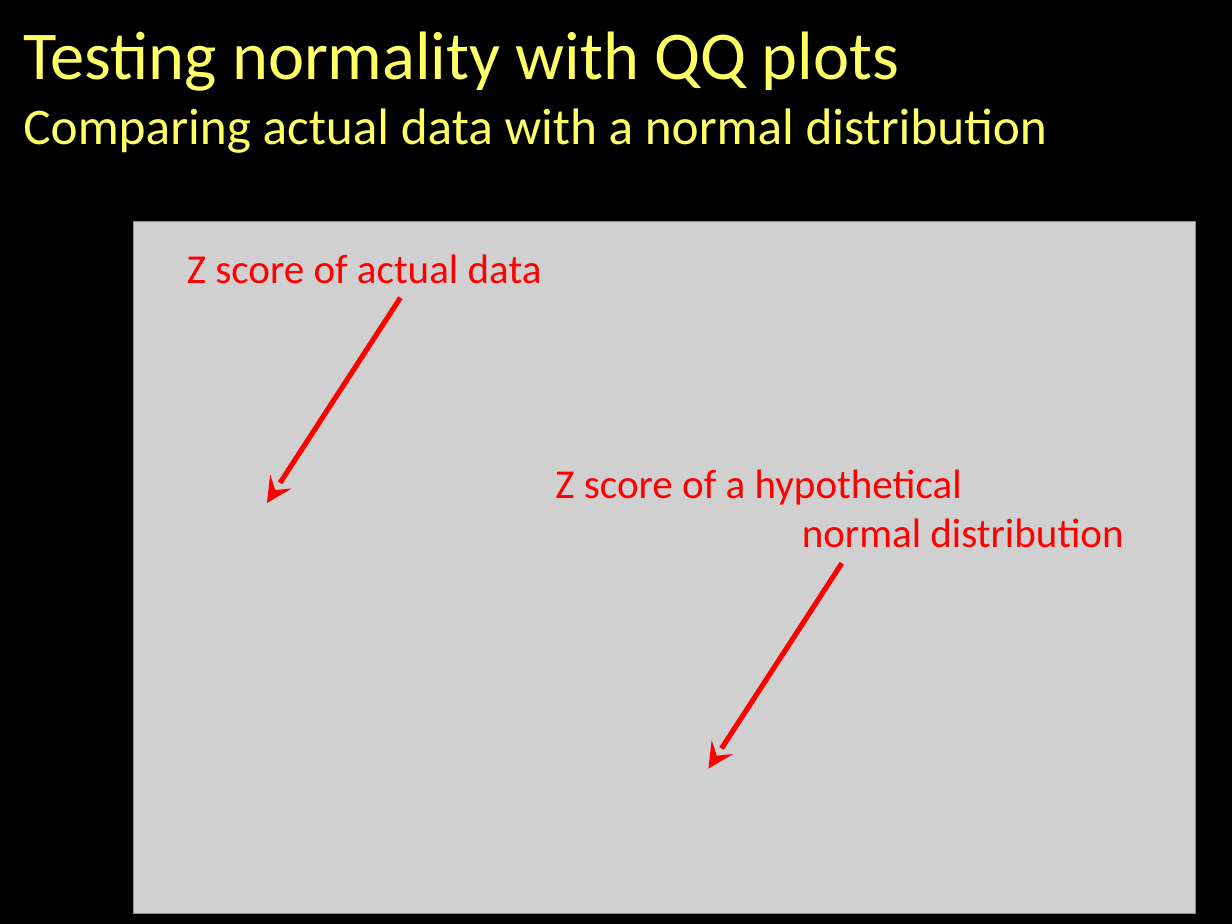
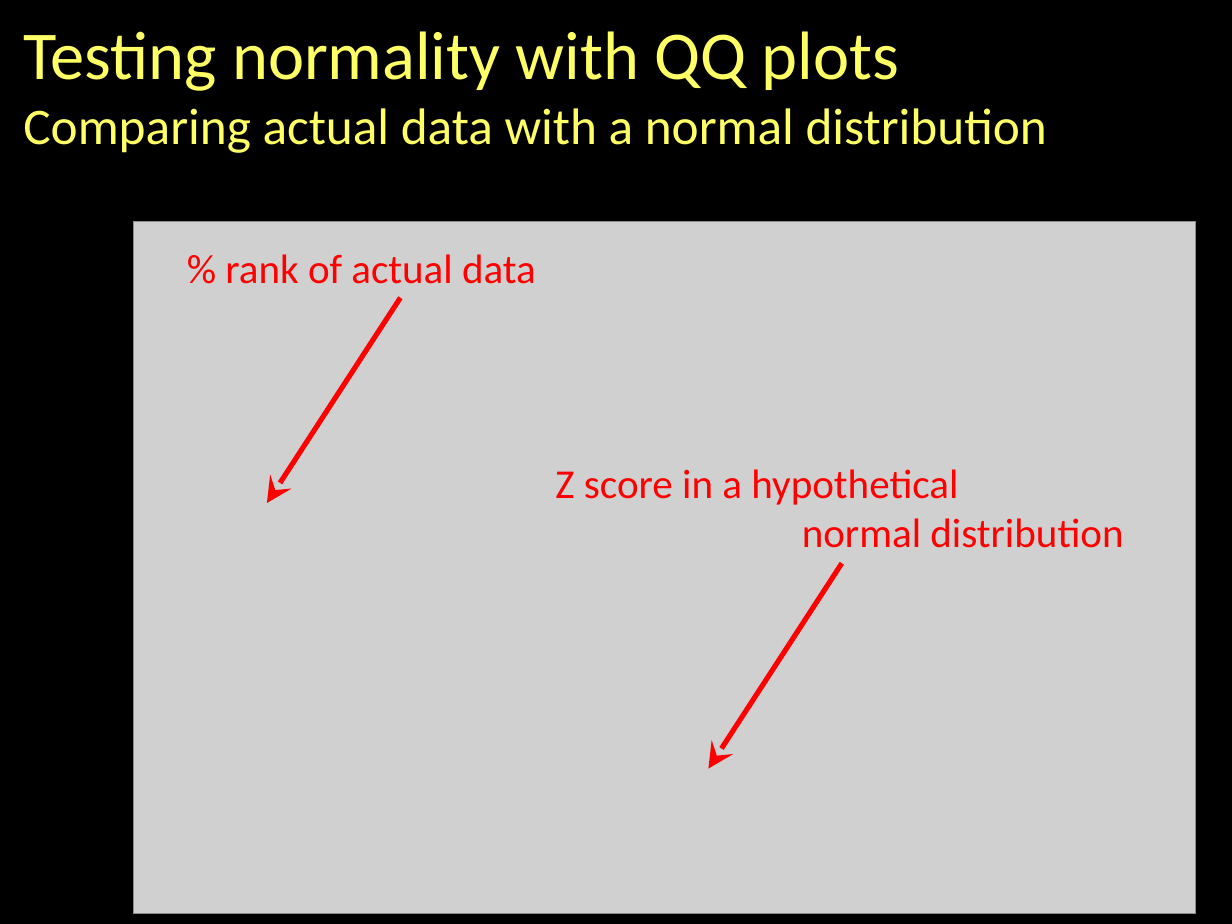
Before and after one commit to jshannon75/geog4300, a slide deck: slide 5 of slides/geog4300_f19_L11-3 Wilcoxon Normality.pptx. Drawn at 1232x924 pixels with LibreOffice and Linux fonts; fonts in the diff are those of the drawing; grey boxes stand for pictures. Boxes give left, top, right and bottom in pixels: in the first picture for what was removed or moved away, otherwise in the second. Text is boxed around its words. In the diff, an @@ line names an element or a change of style, - is before the commit and + after.

```diff
--- a/slides/geog4300_f19_L11-3 Wilcoxon Normality.pptx
+++ b/slides/geog4300_f19_L11-3 Wilcoxon Normality.pptx
@@ text at box(225, 254, 536, 284): text changed @@
-Z score of actual data
+% rank of actual data
@@ text at box(555, 469, 958, 505): text changed @@
-Z score of a hypothetical
+Z score in a hypothetical
```
Also in this commit, not shown: 4 other files.
